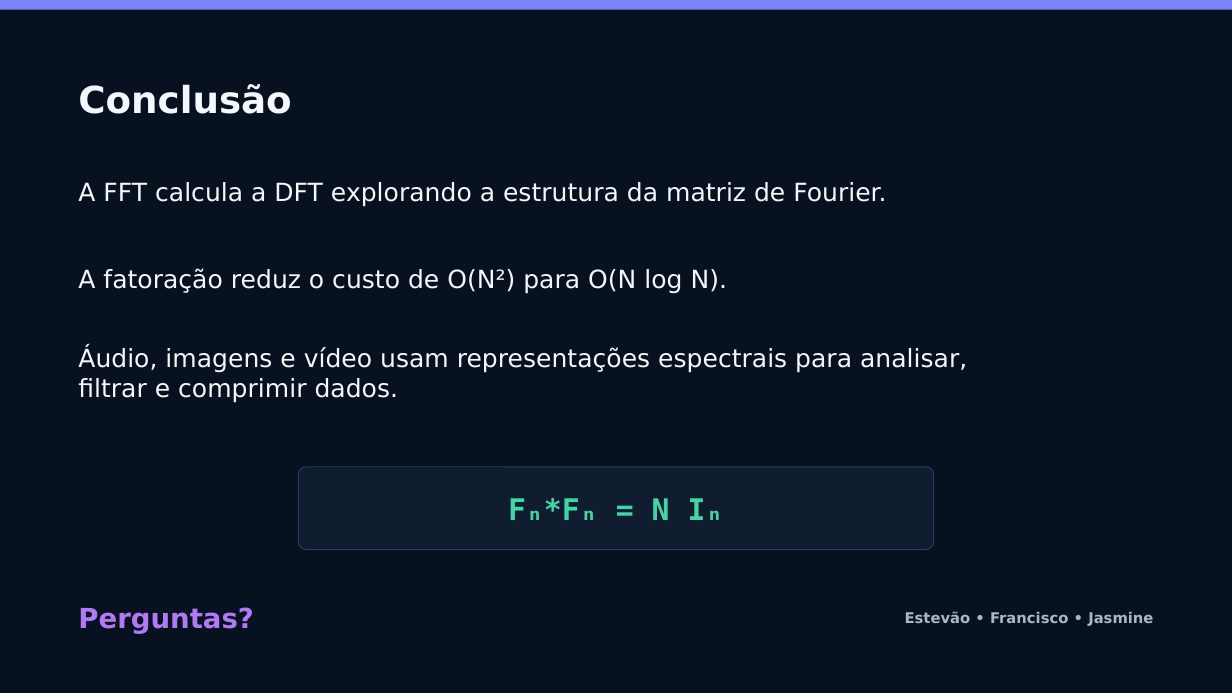
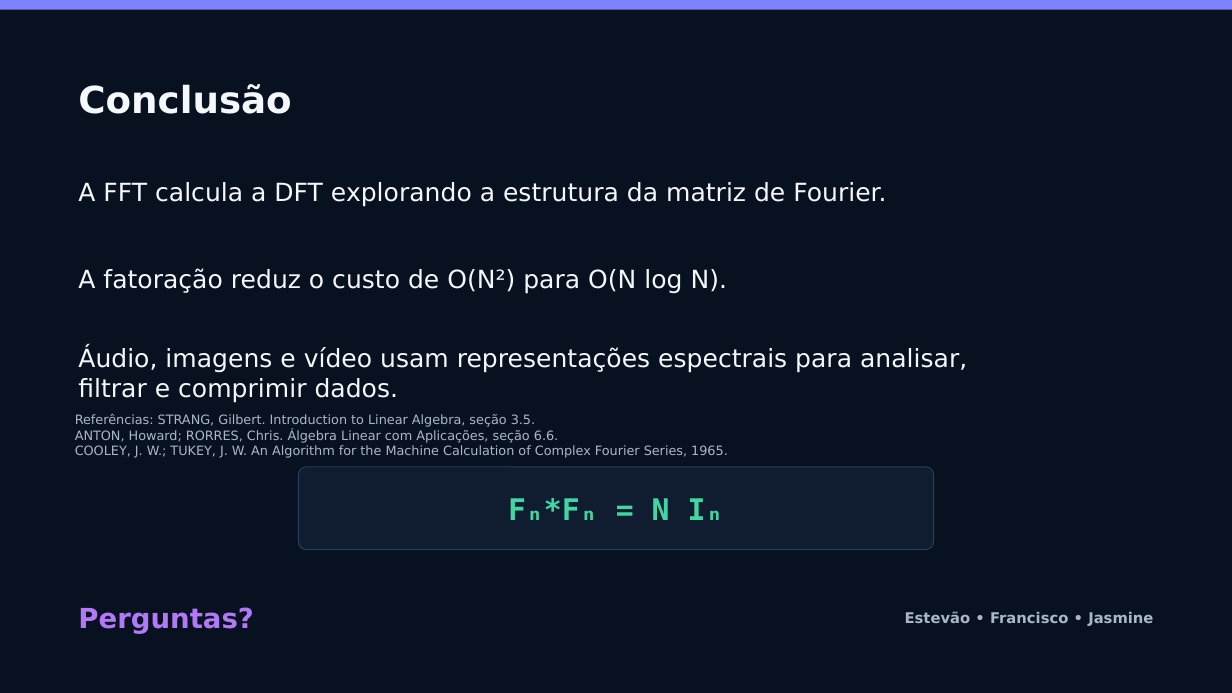
Before and after one commit to Jasmineggril/algebra-linear-fft, a slide deck: slide 17 of Seminario_Algebra_Linear_FFT.pptx. Drawn at 1232x693 pixels with LibreOffice and Linux fonts; fonts in the diff are those of the drawing. Boxes give left, top, right and bottom in pixels: in the first picture for what was removed or moved away, otherwise in the second. Text is boxed around its words. In the diff, an @@ line names an element or a change of style, - is before the commit and + after.

```diff
--- a/Seminario_Algebra_Linear_FFT.pptx
+++ b/Seminario_Algebra_Linear_FFT.pptx
@@ text added at [75,414,728,458], 10 pt, text #AAB7C9 @@
+Referências: STRANG, Gilbert. Introduction to Linear Algebra, seção 3.5.
+ANTON, Howard; RORRES, Chris. Álgebra Linear com Aplicações, seção 6.6.
+COOLEY, J. W.; TUKEY, J. W. An Algorithm for the Machine Calculation of Complex Fourier Series, 1965.
```
Also in this commit, not shown: 5 other slides changed, 4 other files.
